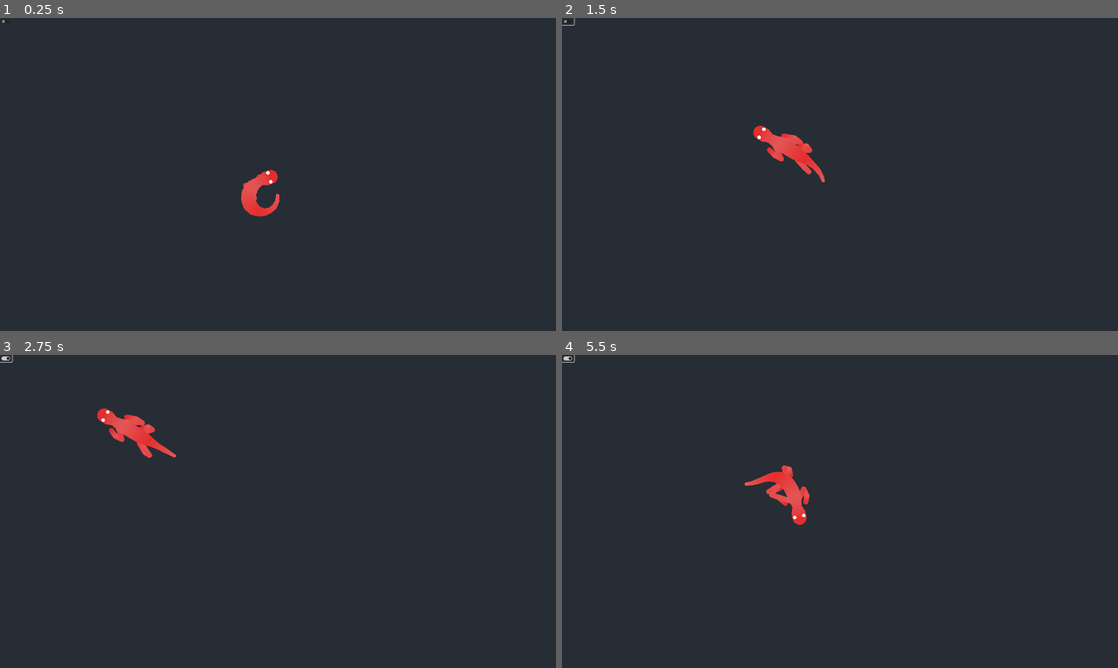
Above: before the commit, frames 1-4 (two rows, left to right).
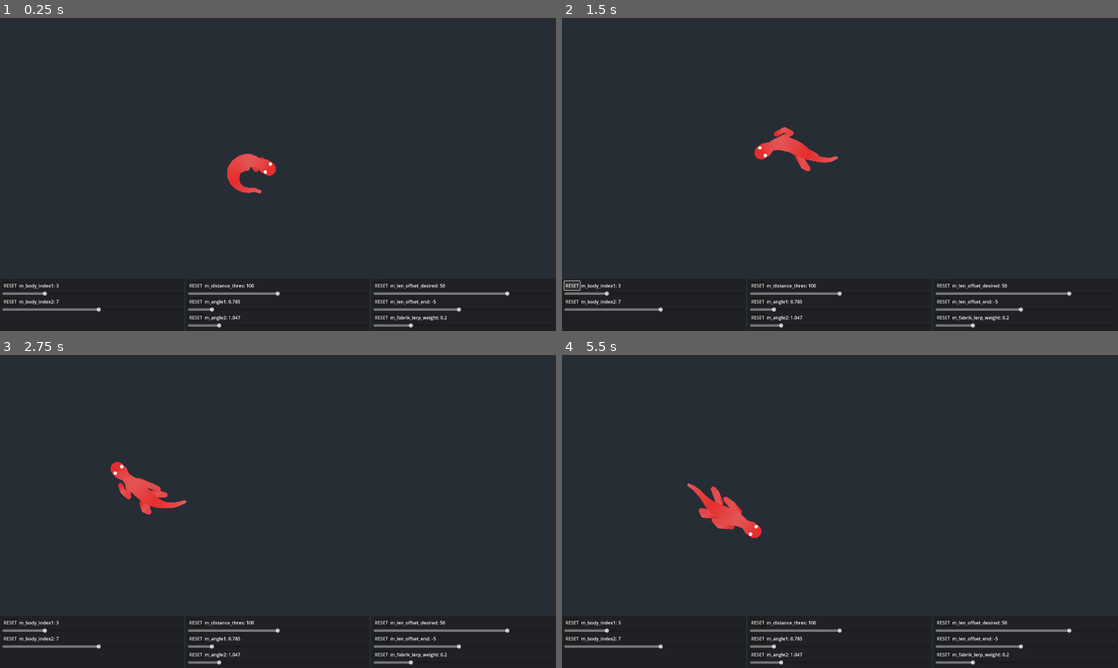
Above: after the commit, the same moments.

Repository: Dowsley/procedural-vivarium
Game: Godot game, scene res://src/game.tscn
The game is run twice, just before and just after one commit, with the same random seed, the same clock (stepped at 60 frames per second) and the same inputs.
Inputs (mouse positions are in pixels of both pictures, inside the frame that each line leads up to; where the layout moved, square brackets give the same spot in the first picture):
- Up to frame 1 (0.25 s): no input
- Up to frame 2 (1.5 s): click (567, 21) at 0.52 s; click (573, 287) [567, 21] at 1.25 s
- Up to frame 3 (2.75 s): click (5, 358) at 2.02 s
- Up to frame 4 (5.5 s): move the mouse to (962, 495) at 2.77 s; tap Space (ui_space, bound only after the commit) every 0.75 s from 2.85 to 5.1 s; move the mouse to (728, 527) at 3.52 s; move the mouse to (895, 442) at 4.27 s; move the mouse to (812, 574) at 5.02 s

The runs differ from the first frame. In frame 1, 2.5% of the frame differs, in the area x 0-92%, y 0-99%; in frame 2, 2.3%; in frame 3, 3.2%; in frame 4, 3.2%.

Commit message:
Create dev tools for Lizard

Diff:
--- a/project.godot
+++ b/project.godot
@@ -33,6 +33,11 @@
 "events": [Object(InputEventMouseButton,"resource_local_to_scene":false,"resource_name":"","device":-1,"window_id":0,"a …(253 unchanged characters)…
 ]
 }
+ui_space={
+"deadzone": 0.5,
+"events": [Object(InputEventKey,"resource_local_to_scene":false,"resource_name":"","device":-1,"window_id":0,"alt_pressed":false,"shift_pressed":false,"ctrl_pressed":false,"meta_pressed":false,"pressed":false,"keycode":0,"physical_keycode":32,"key_label":0,"unicode":32,"location":0,"echo":false,"script":null)
+]
+}
 
 [rendering]
 
--- a/src/chain.tscn
+++ b/src/creatures/chain.tscn
@@ -1,6 +1,6 @@
 [gd_scene load_steps=2 format=3 uid="uid://roqrpsxgbc8g"]
 
-[ext_resource type="Script" path="res://src/chain.gd" id="1_jh3u7"]
+[ext_resource type="Script" path="res://src/creatures/chain.gd" id="1_jh3u7"]
 
 [node name="Chain" type="Line2D"]
 script = ExtResource("1_jh3u7")
--- a/src/eye.tscn
+++ b/src/creatures/eye.tscn
@@ -1,6 +1,6 @@
 [gd_scene load_steps=2 format=3 uid="uid://vmvbp3nctl1h"]
 
-[ext_resource type="Script" path="res://src/eye.gd" id="1_vqqut"]
+[ext_resource type="Script" path="res://src/creatures/eye.gd" id="1_vqqut"]
 
 [node name="Eye" type="Node2D"]
 script = ExtResource("1_vqqut")
--- /dev/null
+++ b/src/creatures/lizard.gd
@@ -0,0 +1,114 @@
+extends Creature
+class_name Lizard
+
+
+@onready var arms: Array[Chain] = [
+	$Arm1,
+	$Arm2,
+	$Arm3,
+	$Arm4,
+]
+var arms_desired: Array[Vector2] = []
+
+var active := true
+var debug := false
+
+var params := {
+	"m_arm_length1": 52 / 4,
+	"m_arm_length2": 36 / 4,
+	"m_joint_count": 3,
+	"m_body_index1": 3,
+	"m_body_index2": 7,
+	"m_angle1": PI / 4,
+	"m_angle2": PI / 3,
+	"m_len_offset_desired": 50,
+	"m_distance_thres": 100,
+	"m_len_offset_end": -5,
+	"m_fabrik_lerp_weight": 0.2,
+}
+
+#var m_arm_length1 := 52 / 4
+#var m_arm_length2 := 36 / 4
+#var m_joint_count := 3
+#var m_body_index1 := 3
+#var m_body_index2 := 7
+#var m_angle1 := PI / 4
+#var m_angle2 := PI / 3
+#var m_len_offset_desired := 50
+#var m_distance_thres := 100
+#var m_len_offset_end := -5
+#var m_fabrik_lerp_weight := 0.2
+
+
+func _ready() -> void:
+	spine.initialize(joint_count, link_size, angle_constraint)
+	left_eye.initialize(eye_size, eye_color)
+	right_eye.initialize(eye_size, eye_color)
+
+	arms_desired.resize(4)
+	for i in range(4):
+		arms_desired[i] = Vector2.ZERO
+		var arm_length: int = params["m_arm_length1"] if i < 2 else params["m_arm_length2"]
+		arms[i].initialize(params["m_joint_count"], arm_length)
+
+
+func _process(delta: float) -> void:
+	if Input.is_action_just_pressed("ui_space"):
+		active = not active
+
+	var head_pos := spine.points[0]
+	if not should_stop(head_pos) and active:
+		update_velocity(delta, head_pos)
+		spine.resolve(compute_new_pos(head_pos))
+
+	update_eye_positions(head_pos)
+
+	for i in range(arms.size()):
+		var side := 1 if i % 2 == 0 else -1
+		var body_index: int = params["m_body_index1"] if i < 2 else params["m_body_index2"]
+		var angle: float = params["m_angle1"] if i < 2 else params["m_angle2"]
+		var angle_offset := angle * side
+
+		var desired_pos := Vector2(
+			get_pos_x(body_index, angle_offset, params["m_len_offset_desired"]),
+			get_pos_y(body_index, angle_offset, params["m_len_offset_desired"])
+		)
+
+		if desired_pos.distance_to(arms_desired[i]) > params["m_distance_thres"]:
+			arms_desired[i] = desired_pos
+
+		var end_angle_offset := (PI / 2 * side)
+		var end_pos := Vector2(
+			get_pos_x(body_index, end_angle_offset, params["m_len_offset_end"]),
+			get_pos_y(body_index, end_angle_offset, params["m_len_offset_end"])
+		)
+
+		arms[i].fabrik_resolve(
+			arms[i].points[0].lerp(arms_desired[i], params["m_fabrik_lerp_weight"]),
+			end_pos
+		)
+	queue_redraw()
+
+
+func _draw() -> void:
+	if not debug:
+		return
+	for i in range(arms.size()):
+		# Debugging: Uncomment the lines below to visualize arm targets
+		draw_line(arms[i].points[0], arms_desired[i], Color.GREEN, 2)  # Target position
+
+
+func set_param(key: String, val) -> bool:
+	if not params.has(key):
+		return false
+	params[key] = val
+
+	return true
+
+
+func get_pos_x(i: int, angle_offset: float, length_offset: float) -> float:
+	return spine.points[i].x + cos(spine.angles[i] + angle_offset) * (link_size + length_offset)
+
+
+func get_pos_y(i: int, angle_offset: float, length_offset: float) -> float:
+	return spine.points[i].y + sin(spine.angles[i] + angle_offset) * (link_size + length_offset)
--- a/src/lizard.tscn
+++ b/src/creatures/lizard.tscn
@@ -1,9 +1,9 @@
 [gd_scene load_steps=9 format=3 uid="uid://m16gun5gv8mc"]
 
-[ext_resource type="Script" path="res://src/lizard.gd" id="1_enrge"]
-[ext_resource type="PackedScene" uid="uid://roqrpsxgbc8g" path="res://src/chain.tscn" id="2_cfeyk"]
+[ext_resource type="Script" path="res://src/creatures/lizard.gd" id="1_enrge"]
+[ext_resource type="PackedScene" uid="uid://roqrpsxgbc8g" path="res://src/creatures/chain.tscn" id="2_cfeyk"]
 [ext_resource type="Texture2D" uid="uid://iac4x6g7nxux" path="res://assets/square.png" id="3_4fejv"]
-[ext_resource type="PackedScene" uid="uid://vmvbp3nctl1h" path="res://src/eye.tscn" id="3_8jd32"]
+[ext_resource type="PackedScene" uid="uid://vmvbp3nctl1h" path="res://src/creatures/eye.tscn" id="3_8jd32"]
 
 [sub_resource type="ShaderMaterial" id="ShaderMaterial_68ide"]
 
--- a/src/snake.tscn
+++ b/src/creatures/snake.tscn
@@ -1,8 +1,8 @@
 [gd_scene load_steps=8 format=3 uid="uid://cbr76dv68oqtt"]
 
-[ext_resource type="Script" path="res://src/snake.gd" id="1_aic7n"]
-[ext_resource type="PackedScene" uid="uid://roqrpsxgbc8g" path="res://src/chain.tscn" id="3_taoyk"]
-[ext_resource type="PackedScene" uid="uid://vmvbp3nctl1h" path="res://src/eye.tscn" id="4_4aotf"]
+[ext_resource type="Script" path="res://src/creatures/snake.gd" id="1_aic7n"]
+[ext_resource type="PackedScene" uid="uid://roqrpsxgbc8g" path="res://src/creatures/chain.tscn" id="3_taoyk"]
+[ext_resource type="PackedScene" uid="uid://vmvbp3nctl1h" path="res://src/creatures/eye.tscn" id="4_4aotf"]
 [ext_resource type="Texture2D" uid="uid://iac4x6g7nxux" path="res://assets/square.png" id="4_t4wbf"]
 
 [sub_resource type="ShaderMaterial" id="ShaderMaterial_8h3e5"]
--- /dev/null
+++ b/src/game.gd
@@ -0,0 +1,9 @@
+extends Control
+
+
+@onready var lizard := %Lizard
+
+
+func _ready() -> void:
+	for node in get_tree().get_nodes_in_group("param_editor"):
+		node.init(lizard)
--- a/src/game.tscn
+++ b/src/game.tscn
@@ -1,6 +1,15 @@
-[gd_scene load_steps=2 format=3 uid="uid://bif56bhg6uym3"]
+[gd_scene load_steps=5 format=3 uid="uid://bif56bhg6uym3"]
 
-[ext_resource type="PackedScene" uid="uid://m16gun5gv8mc" path="res://src/lizard.tscn" id="2_0mgcl"]
+[ext_resource type="Script" path="res://src/game.gd" id="1_24r66"]
+[ext_resource type="PackedScene" uid="uid://m16gun5gv8mc" path="res://src/creatures/lizard.tscn" id="2_0mgcl"]
+[ext_resource type="PackedScene" uid="uid://drgfdoyqhj6jb" path="res://src/ui/param_editor.tscn" id="2_fwkne"]
+
+[sub_resource type="StyleBoxFlat" id="StyleBoxFlat_67e8l"]
+content_margin_left = 8.0
+content_margin_top = 8.0
+content_margin_right = 8.0
+content_margin_bottom = 8.0
+bg_color = Color(0.121569, 0.129412, 0.141176, 1)
 
 [node name="Game" type="Control"]
 layout_mode = 3
@@ -9,27 +18,106 @@
 anchor_bottom = 1.0
 grow_horizontal = 2
 grow_vertical = 2
+script = ExtResource("1_24r66")
 
-[node name="SubViewportContainer" type="SubViewportContainer" parent="."]
+[node name="VBoxContainer" type="VBoxContainer" parent="."]
 layout_mode = 1
 anchors_preset = 15
 anchor_right = 1.0
 anchor_bottom = 1.0
-offset_left = -2.0
-offset_right = -2.0
 grow_horizontal = 2
 grow_vertical = 2
 
-[node name="SubViewport" type="SubViewport" parent="SubViewportContainer"]
+[node name="SubViewportContainer" type="SubViewportContainer" parent="VBoxContainer"]
+layout_mode = 2
+size_flags_vertical = 3
+size_flags_stretch_ratio = 5.0
+stretch = true
+
+[node name="SubViewport" type="SubViewport" parent="VBoxContainer/SubViewportContainer"]
 disable_3d = true
-size = Vector2i(1920, 1080)
+handle_input_locally = false
+size = Vector2i(1920, 896)
+render_target_update_mode = 4
 
-[node name="Camera2D" type="Camera2D" parent="SubViewportContainer/SubViewport"]
+[node name="Camera2D" type="Camera2D" parent="VBoxContainer/SubViewportContainer/SubViewport"]
 position = Vector2(951, 544)
 zoom = Vector2(2, 2)
 
-[node name="Lizard" parent="SubViewportContainer/SubViewport" instance=ExtResource("2_0mgcl")]
+[node name="Lizard" parent="VBoxContainer/SubViewportContainer/SubViewport" instance=ExtResource("2_0mgcl")]
+unique_name_in_owner = true
 position = Vector2(904, 560)
 
-[node name="Button" type="CheckButton" parent="SubViewportContainer"]
+[node name="HBoxContainer" type="HBoxContainer" parent="VBoxContainer"]
 layout_mode = 2
+size_flags_vertical = 3
+
+[node name="PanelContainer" type="PanelContainer" parent="VBoxContainer/HBoxContainer"]
+layout_mode = 2
+size_flags_horizontal = 3
+theme_override_styles/panel = SubResource("StyleBoxFlat_67e8l")
+
+[node name="VBoxContainer" type="VBoxContainer" parent="VBoxContainer/HBoxContainer/PanelContainer"]
+layout_mode = 2
+
+[node name="BodyIndex1ParamEditor" parent="VBoxContainer/HBoxContainer/PanelContainer/VBoxContainer" groups=["param_editor"] instance=ExtResource("2_fwkne")]
+layout_mode = 2
+param_name = "m_body_index1"
+max = 13.0
+
+[node name="BodyIndex2ParamEditor" parent="VBoxContainer/HBoxContainer/PanelContainer/VBoxContainer" groups=["param_editor"] instance=ExtResource("2_fwkne")]
+layout_mode = 2
+param_name = "m_body_index2"
+max = 13.0
+
+[node name="PanelContainer2" type="PanelContainer" parent="VBoxContainer/HBoxContainer"]
+layout_mode = 2
+size_flags_horizontal = 3
+theme_override_styles/panel = SubResource("StyleBoxFlat_67e8l")
+
+[node name="VBoxContainer" type="VBoxContainer" parent="VBoxContainer/HBoxContainer/PanelContainer2"]
+layout_mode = 2
+
+[node name="DistThresParamEditor" parent="VBoxContainer/HBoxContainer/PanelContainer2/VBoxContainer" groups=["param_editor"] instance=ExtResource("2_fwkne")]
+layout_mode = 2
+param_name = "m_distance_thres"
+max = 200.0
+step = 0.1
+
+[node name="Angle1ParamEditor3" parent="VBoxContainer/HBoxContainer/PanelContainer2/VBoxContainer" groups=["param_editor"] instance=ExtResource("2_fwkne")]
+layout_mode = 2
+param_name = "m_angle1"
+max = 6.283
+step = 0.001
+
+[node name="Angle2ParamEditor" parent="VBoxContainer/HBoxContainer/PanelContainer2/VBoxContainer" groups=["param_editor"] instance=ExtResource("2_fwkne")]
+layout_mode = 2
+param_name = "m_angle2"
+max = 6.283
+step = 0.001
+
+[node name="PanelContainer3" type="PanelContainer" parent="VBoxContainer/HBoxContainer"]
+layout_mode = 2
+size_flags_horizontal = 3
+theme_override_styles/panel = SubResource("StyleBoxFlat_67e8l")
+
+[node name="VBoxContainer" type="VBoxContainer" parent="VBoxContainer/HBoxContainer/PanelContainer3"]
+layout_mode = 2
+
+[node name="LenOffsetDesiredParamEditor" parent="VBoxContainer/HBoxContainer/PanelContainer3/VBoxContainer" groups=["param_editor"] instance=ExtResource("2_fwkne")]
+layout_mode = 2
+param_name = "m_len_offset_desired"
+min = -100.0
+step = 0.1
+
+[node name="LenOffsetEndParamEditor" parent="VBoxContainer/HBoxContainer/PanelContainer3/VBoxContainer" groups=["param_editor"] instance=ExtResource("2_fwkne")]
+layout_mode = 2
+param_name = "m_len_offset_end"
+min = -100.0
+step = 0.1
+
+[node name="FabrikLerpEndParamEditor3" parent="VBoxContainer/HBoxContainer/PanelContainer3/VBoxContainer" groups=["param_editor"] instance=ExtResource("2_fwkne")]
+layout_mode = 2
+param_name = "m_fabrik_lerp_weight"
+max = 1.0
+step = 0.001
--- a/src/lizard.gd
+++ /dev/null
@@ -1,87 +0,0 @@
-extends Creature
-class_name Lizard
-
-
-@onready var arms: Array[Chain] = [
-	$Arm1,
-	$Arm2,
-	$Arm3,
-	$Arm4,
-]
-var arms_desired: Array[Vector2] = []
-
-var debug := false
-var m_arm_length1 := 52 / 4
-var m_arm_length2 := 36 / 4
-var m_joint_count := 3
-var m_body_index1 := 3
-var m_body_index2 := 7
-var m_angle1 := PI / 4
-var m_angle2 := PI / 3
-var m_len_offset_desired := 50
-var m_distance_thres := 100
-var m_len_offset_end := -5
-var m_fabrik_lerp_weight := 0.2
-
-
-func _ready() -> void:
-	spine.initialize(joint_count, link_size, angle_constraint)
-	left_eye.initialize(eye_size, eye_color)
-	right_eye.initialize(eye_size, eye_color)
-
-	arms_desired.resize(4)
-	for i in range(4):
-		arms_desired[i] = Vector2.ZERO
-		var arm_length := m_arm_length1 if i < 2 else m_arm_length2
-		arms[i].initialize(m_joint_count, arm_length)
-
-
-func _process(delta: float) -> void:
-	var head_pos := spine.points[0]
-	if not should_stop(head_pos):
-		update_velocity(delta, head_pos)
-		spine.resolve(compute_new_pos(head_pos))
-
-	update_eye_positions(head_pos)
-
-	for i in range(arms.size()):
-		var side := 1 if i % 2 == 0 else -1
-		var body_index := m_body_index1 if i < 2 else m_body_index2
-		var angle := m_angle1 if i < 2 else m_angle2
-		var angle_offset := angle * side
-
-		var desired_pos := Vector2(
-			get_pos_x(body_index, angle_offset, m_len_offset_desired),
-			get_pos_y(body_index, angle_offset, m_len_offset_desired)
-		)
-
-		if desired_pos.distance_to(arms_desired[i]) > m_distance_thres:
-			arms_desired[i] = desired_pos
-
-		var end_angle_offset := (PI / 2 * side)
-		var end_pos := Vector2(
-			get_pos_x(body_index, end_angle_offset, m_len_offset_end),
-			get_pos_y(body_index, end_angle_offset, m_len_offset_end)
-		)
-
-		arms[i].fabrik_resolve(
-			arms[i].points[0].lerp(arms_desired[i], m_fabrik_lerp_weight),
-			end_pos
-		)
-	queue_redraw()
-
-
-func _draw() -> void:
-	if not debug:
-		return
-	for i in range(arms.size()):
-		# Debugging: Uncomment the lines below to visualize arm targets
-		draw_line(arms[i].points[0], arms_desired[i], Color.GREEN, 2)  # Target position
-
-
-func get_pos_x(i: int, angle_offset: float, length_offset: float) -> float:
-	return spine.points[i].x + cos(spine.angles[i] + angle_offset) * (link_size + length_offset)
-
-
-func get_pos_y(i: int, angle_offset: float, length_offset: float) -> float:
-	return spine.points[i].y + sin(spine.angles[i] + angle_offset) * (link_size + length_offset)
--- /dev/null
+++ b/src/ui/param_editor.gd
@@ -0,0 +1,43 @@
+extends VBoxContainer
+
+
+@onready var name_label := %NameLabel
+@onready var value_label := %ValueLabel
+@onready var slider := $Slider
+
+@export var param_name: String
+@export var min := 0.0
+@export var max := 100.0
+@export var step := 1.0
+
+var default_val: float
+var lizard: Lizard
+
+
+func _ready() -> void:
+	name_label.text = param_name + ':'
+	slider.min_value = min
+	slider.max_value = max
+	slider.step = step
+
+
+func init(lizard: Lizard) -> void:
+	self.lizard = lizard
+	var val: float = lizard.params[param_name]
+	set_val(val)
+	default_val = val
+	slider.value = val
+
+
+func set_val(val: float) -> void:
+	value_label.text = str(val)
+	lizard.set_param(param_name, val)
+	lizard.set_param(param_name, val)
+
+func _on_slider_value_changed(value: float) -> void:
+	set_val(value)
+
+
+func _on_button_button_up() -> void:
+	set_val(default_val)
+	slider.value = default_val
--- /dev/null
+++ b/src/ui/param_editor.tscn
@@ -0,0 +1,31 @@
+[gd_scene load_steps=2 format=3 uid="uid://drgfdoyqhj6jb"]
+
+[ext_resource type="Script" path="res://src/ui/param_editor.gd" id="1_tmfp5"]
+
+[node name="ParamEditor" type="VBoxContainer"]
+offset_right = 184.0
+offset_bottom = 43.0
+script = ExtResource("1_tmfp5")
+
+[node name="HBoxContainer" type="HBoxContainer" parent="."]
+layout_mode = 2
+
+[node name="Button" type="Button" parent="HBoxContainer"]
+layout_mode = 2
+text = "RESET"
+
+[node name="NameLabel" type="Label" parent="HBoxContainer"]
+unique_name_in_owner = true
+layout_mode = 2
+text = "ParamName:"
+
+[node name="ValueLabel" type="Label" parent="HBoxContainer"]
+unique_name_in_owner = true
+layout_mode = 2
+text = "%VALUE%"
+
+[node name="Slider" type="HSlider" parent="."]
+layout_mode = 2
+
+[connection signal="button_up" from="HBoxContainer/Button" to="." method="_on_button_button_up"]
+[connection signal="value_changed" from="Slider" to="." method="_on_slider_value_changed"]
--- a/src/utils/contraint_util.gd
+++ b/src/utils/contraint_util.gd
@@ -1,4 +1,5 @@
 extends Node
+
 
 # Constrain the vector to be at a certain range of the anchor
 func constrain_distance(pos: Vector2, anchor: Vector2, constraint: float) -> Vector2:
Renamed: src/chain.gd -> src/creatures/chain.gd
Renamed: src/creature.gd -> src/creatures/creature.gd
Renamed: src/eye.gd -> src/creatures/eye.gd
Renamed: src/snake.gd -> src/creatures/snake.gd
Not shown, added: src/ui/parB99A.tmp
